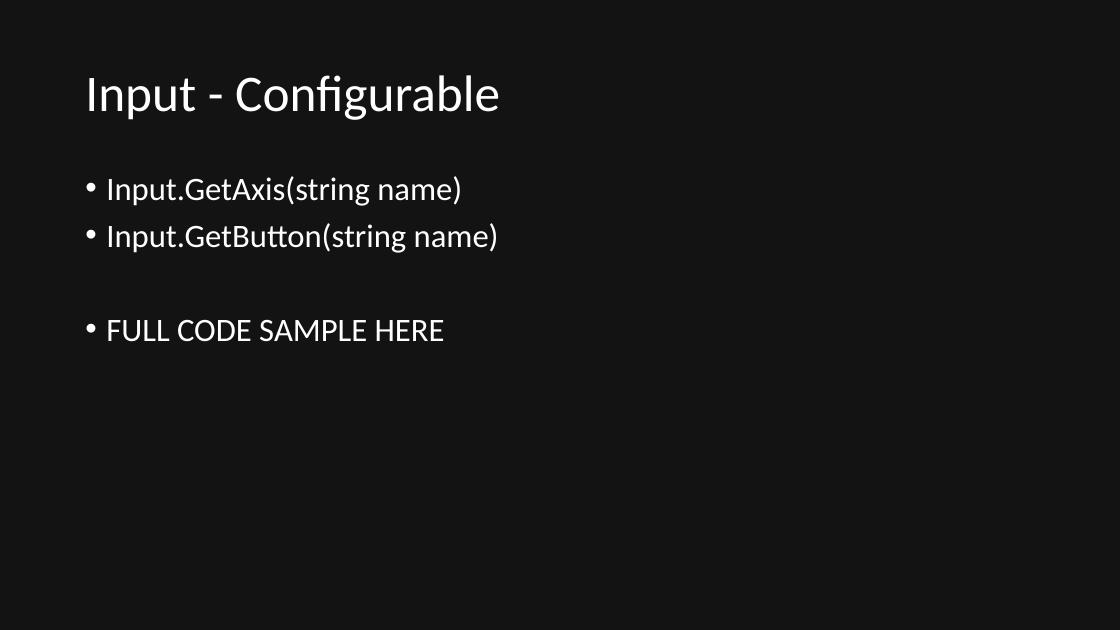
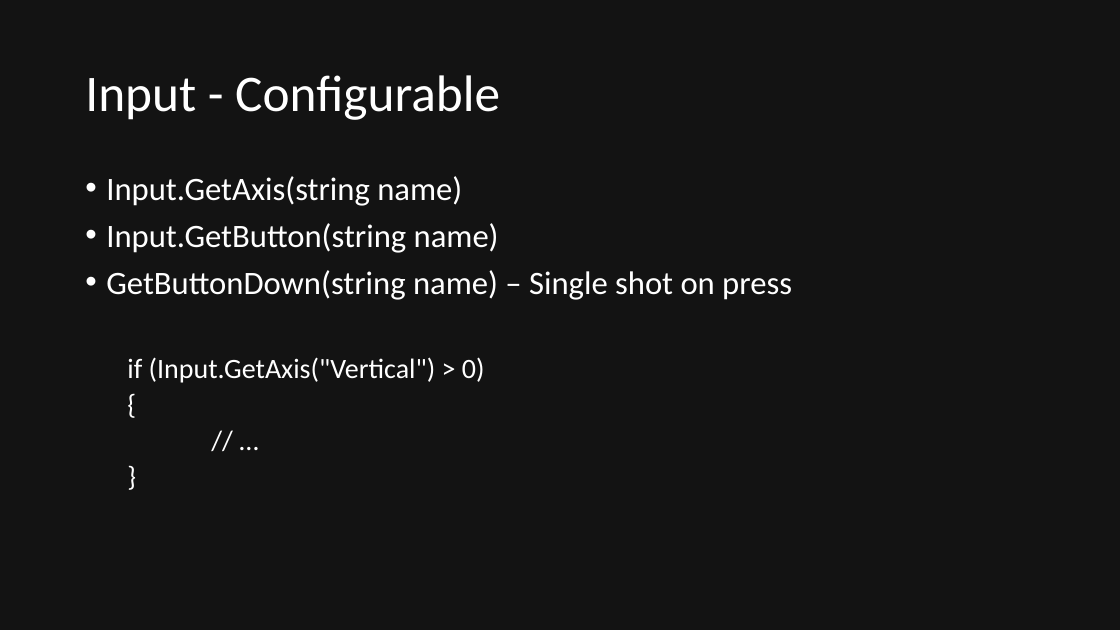
Before and after one commit to quandtm/UnitySTWorkshop, a slide deck: slide 25 of ST_Unity_101.pptx. Drawn at 1120x630 pixels with LibreOffice and Linux fonts; fonts in the diff are those of the drawing. Boxes give left, top, right and bottom in pixels: in the first picture for what was removed or moved away, otherwise in the second. Text is boxed around its words. In the diff, an @@ line names an element or a change of style, - is before the commit and + after.

```diff
--- a/ST_Unity_101.pptx
+++ b/ST_Unity_101.pptx
@@ text at [106,270,792,383]: text changed @@
-• FULL CODE SAMPLE HERE
+• GetButtonDown(string name) – Single shot on press
+  if (Input.GetAxis("Vertical") > 0)
+  {
+  // …
+  }
```
Also in this commit, not shown: 7 other slides changed, 1 other file.
